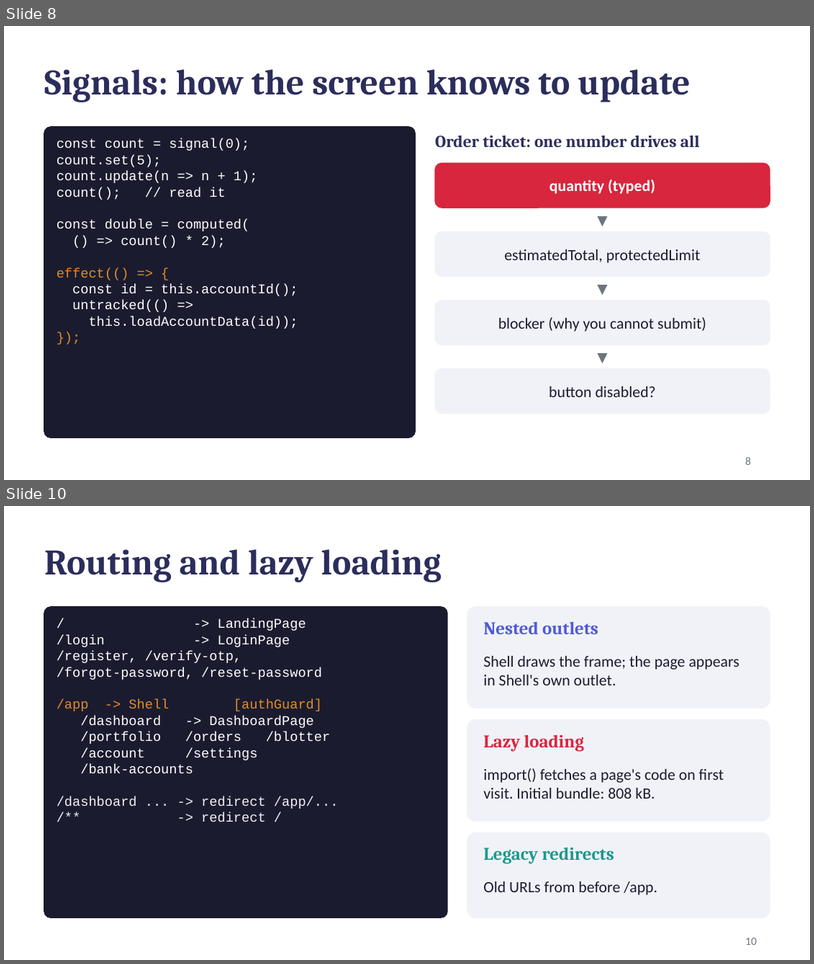
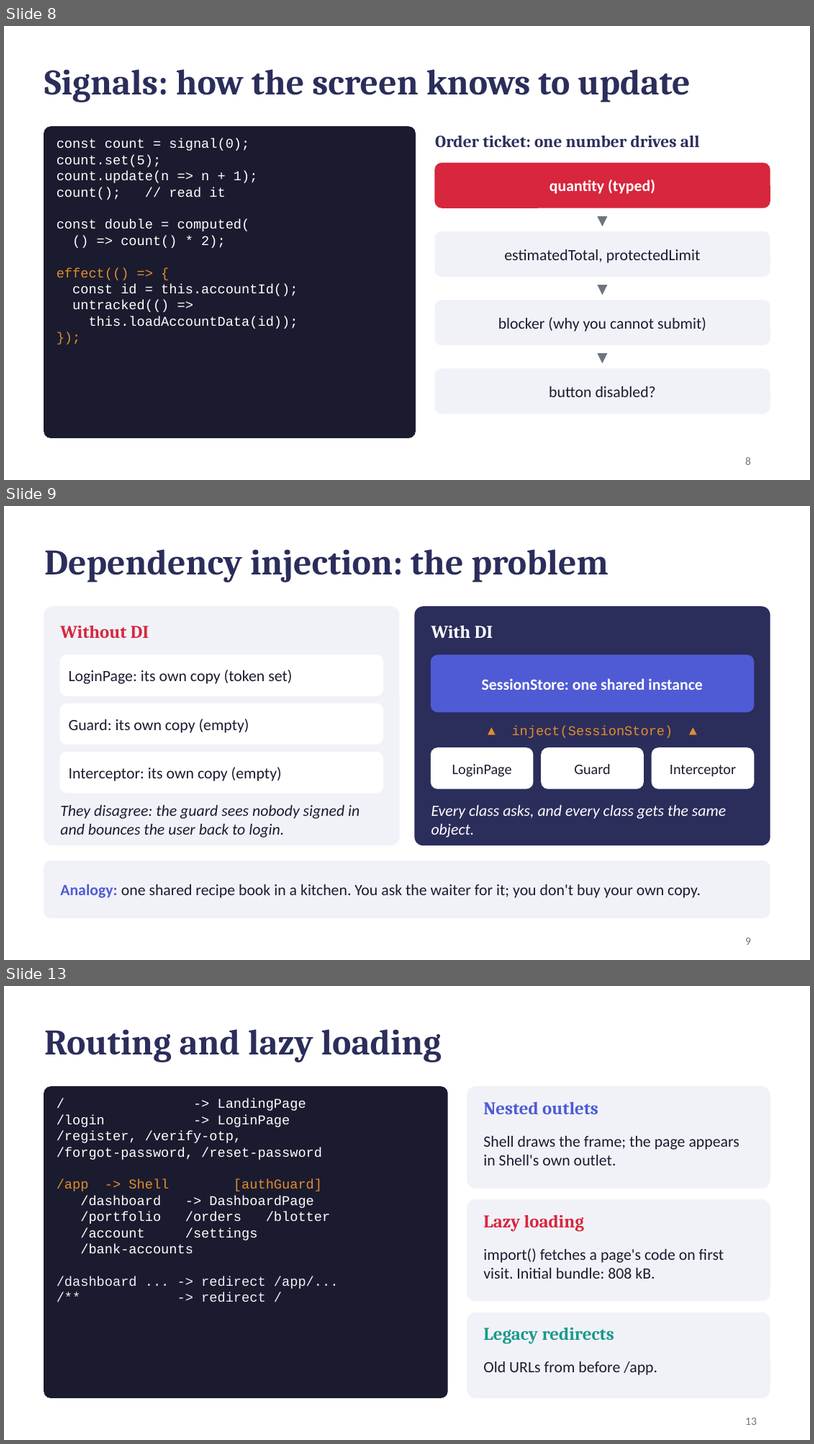
Before and after one commit to Neueda-Learning/Chennai-capstone-SE3-Team1, a slide deck: docs/angular-review-prep/Angular_From_Zero.pptx. Shown one above the other, each under a label of ours: slides 8 and 10 before the commit, slides 8, 9 and 13 after it; the slides between them are not shown. The pictures are 814x964 and 814x1444 pixels, drawn with LibreOffice and Linux fonts; fonts in the diff are those of the drawing. Boxes give left, top, right and bottom in pixels: in the first picture for what was removed or moved away, otherwise in the second. Text is boxed around its words. In the diff, an @@ line names an element or a change of style, - is before the commit and + after.

```diff
--- a/docs/angular-review-prep/Angular_From_Zero.pptx
+++ b/docs/angular-review-prep/Angular_From_Zero.pptx
@@ slide 9 added at (4, 506, 810, 960), background #FFFFFF @@
@@ title added at (44, 549, 609, 582), 32 pt, text #2B2D5B, bold @@
+Dependency injection: the problem
@@ rounded rectangle added at (44, 607, 399, 844), fill #F1F2F8, outline #F1F2F8 1 pt @@
@@ rounded rectangle added at (415, 607, 770, 844), fill #2B2D5B, outline #2B2D5B 1 pt @@
@@ text added at (60, 625, 149, 638), 16 pt, text #D7263D, bold @@
+Without DI
@@ text added at (432, 625, 493, 638), 16 pt, text #FFFFFF, bold @@
+With DI
@@ rounded rectangle added at (60, 655, 383, 695), fill #FFFFFF, outline #FFFFFF 1 pt @@
@@ rounded rectangle added at (432, 655, 754, 712), fill #4F5BD5, outline #4F5BD5 1 pt @@
@@ text added at (69, 669, 292, 684), 14 pt, text #1B1B2F @@
+LoginPage: its own copy (token set)
@@ text added at (482, 678, 702, 690), 14 pt, text #FFFFFF, bold @@
+SessionStore: one shared instance
@@ rounded rectangle added at (60, 703, 383, 744), fill #FFFFFF, outline #FFFFFF 1 pt @@
@@ text added at (69, 718, 250, 733), 14 pt, text #1B1B2F @@
+Guard: its own copy (empty)
@@ text added at (512, 726, 674, 738), 12 pt, text #E08E2B @@
+▲ inject(SessionStore) ▲
@@ rounded rectangle added at (60, 752, 383, 793), fill #FFFFFF, outline #FFFFFF 1 pt @@
@@ rounded rectangle added at (432, 748, 533, 788), fill #FFFFFF, outline #FFFFFF 1 pt @@
@@ text added at (453, 764, 512, 777), 13 pt, text #1B1B2F @@
+LoginPage
@@ rounded rectangle added at (542, 748, 643, 788), fill #FFFFFF, outline #FFFFFF 1 pt @@
@@ text added at (574, 764, 610, 774), 13 pt, text #1B1B2F @@
+Guard
@@ rounded rectangle added at (652, 748, 754, 788), fill #FFFFFF, outline #FFFFFF 1 pt @@
@@ text added at (670, 764, 736, 777), 13 pt, text #1B1B2F @@
+Interceptor
@@ text added at (69, 767, 282, 781), 14 pt, text #1B1B2F @@
+Interceptor: its own copy (empty)
@@ text added at (60, 805, 360, 837), 14 pt, text #1B1B2F, italic @@
+They disagree: the guard sees nobody signed in and bounces the user back to login.
@@ text added at (432, 805, 726, 837), 14 pt, text #FFFFFF, italic @@
+Every class asks, and every class gets the same object.
@@ rounded rectangle added at (44, 861, 770, 917), fill #F1F2F8, outline #F1F2F8 1 pt @@
@@ text added at (60, 883, 701, 898), 14 pt, text #1B1B2F @@
+Analogy: one shared recipe book in a kitchen. You ask the waiter for it; you don't buy your own copy.
@@ page number added at (746, 937, 751, 944), 10 pt, text #6C757D @@
+9
@@ what was slide 10 is now slide 13 @@
@@ page number at (746, 1417, 757, 1424): text changed @@
-10
+13
```
Also in this commit, not shown: 3 other slides added, 1 slide removed, 1 other file.
